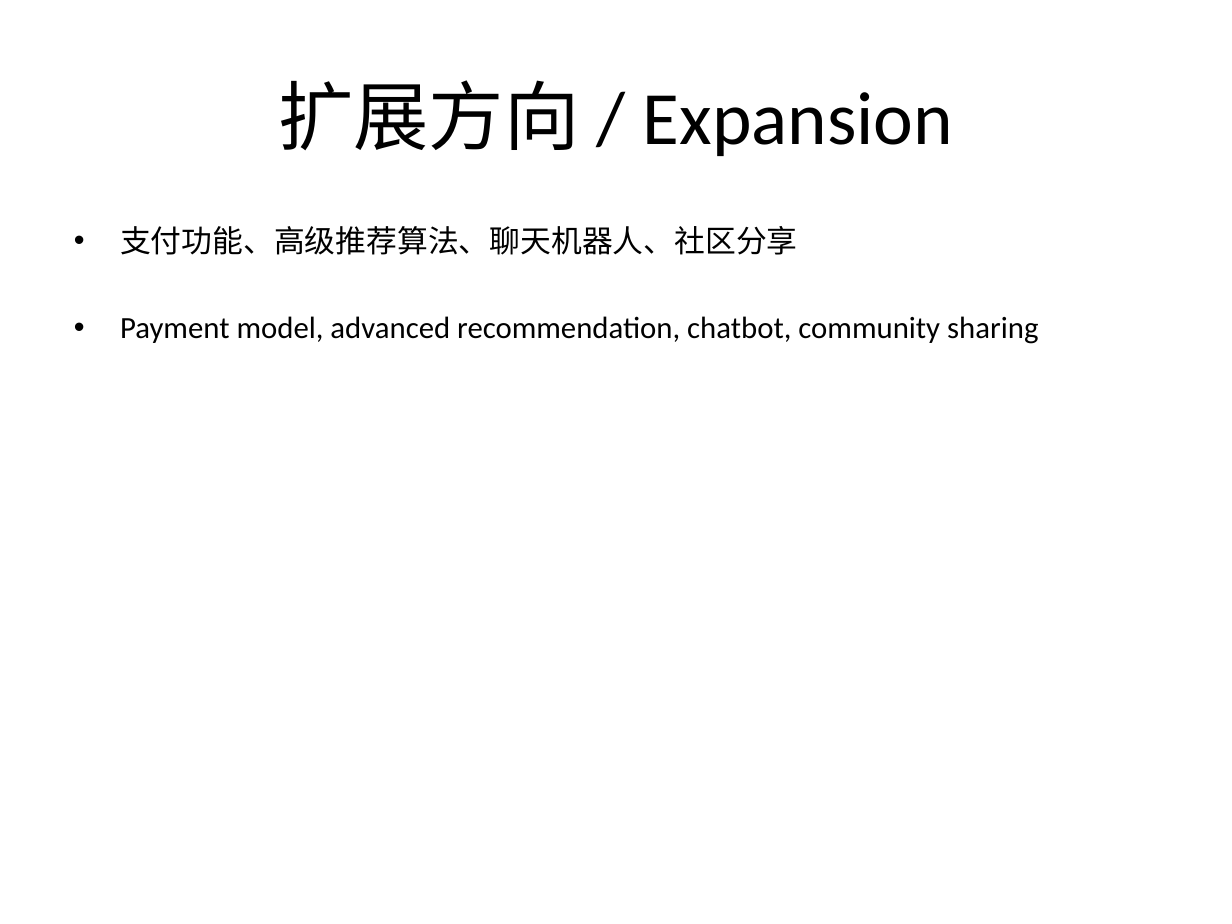
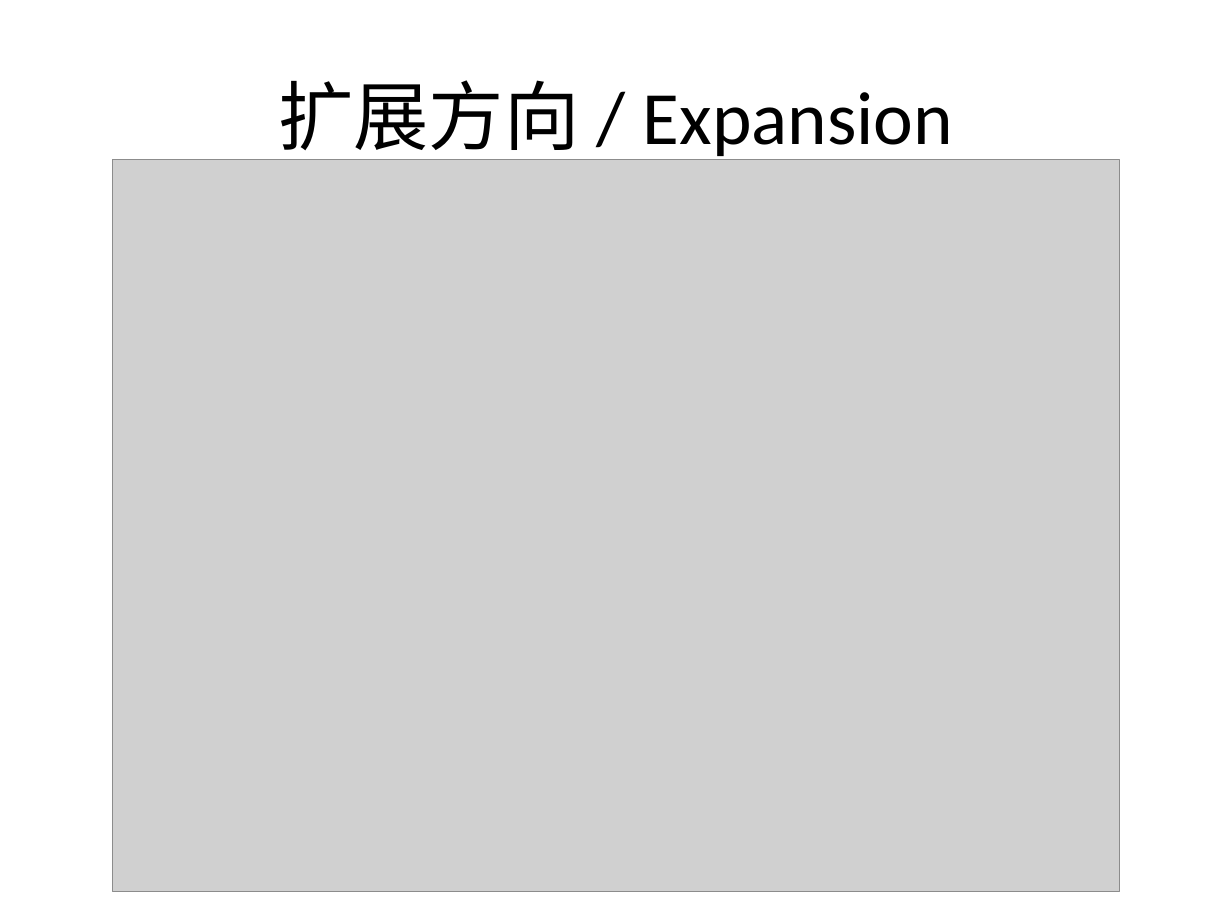
Before and after one commit to Group-B-gogogo/Kernel-ridge-regression, a slide deck: slide 9 of AI application/Final_Exam_Study_Plan_Tool.pptx (slide 10 before the commit). Drawn at 1232x924 pixels with LibreOffice and Linux fonts; fonts in the diff are those of the drawing; grey boxes stand for pictures. Boxes give left, top, right and bottom in pixels: in the first picture for what was removed or moved away, otherwise in the second. Text is boxed around its words. In the diff, an @@ line names an element or a change of style, - is before the commit and + after.

```diff
--- a/AI application/Final_Exam_Study_Plan_Tool.pptx
+++ b/AI application/Final_Exam_Study_Plan_Tool.pptx
@@ picture added at [112, 159, 1119, 891] @@
@@ text removed at [120, 226, 1038, 344] @@
-• 支付功能、高级推荐算法、聊天机器人、社区分享
-• Payment model, advanced recommendation, chatbot, community sharing
```
Also in this commit, not shown: 1 slide added, 3 slides removed.
